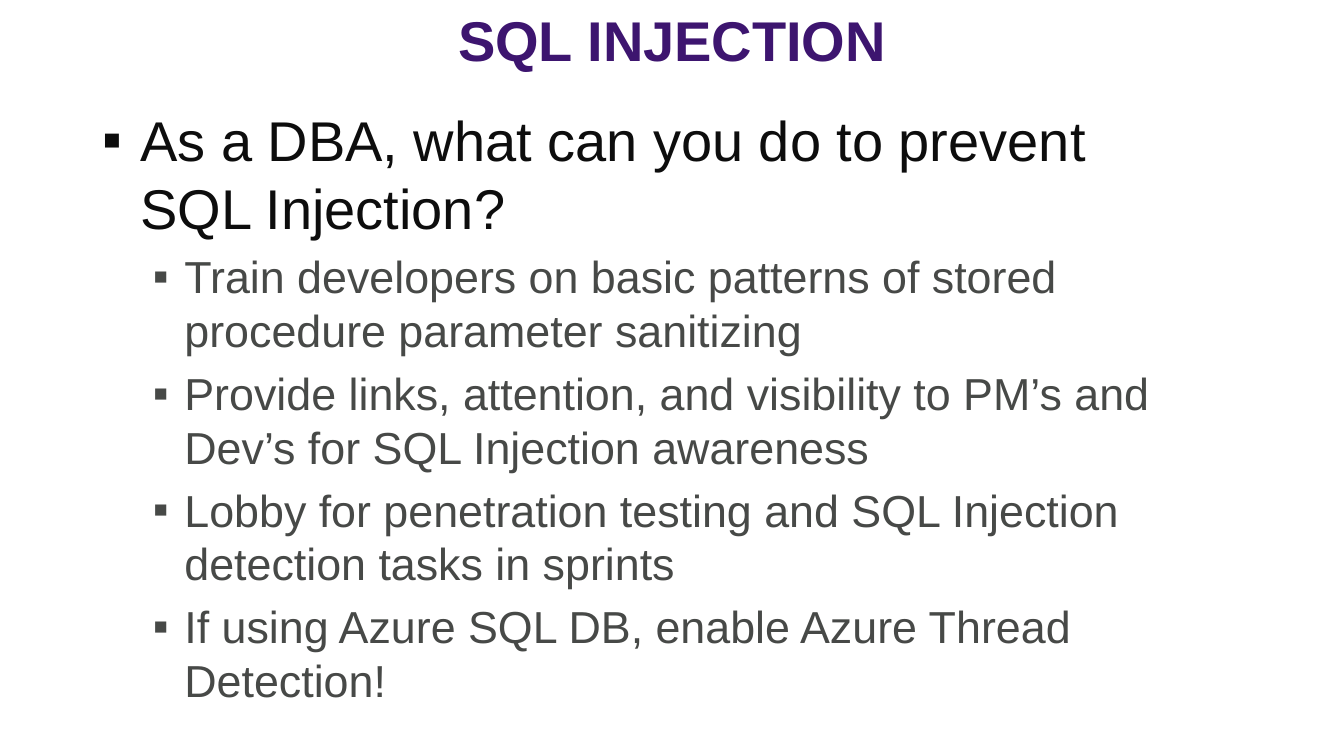
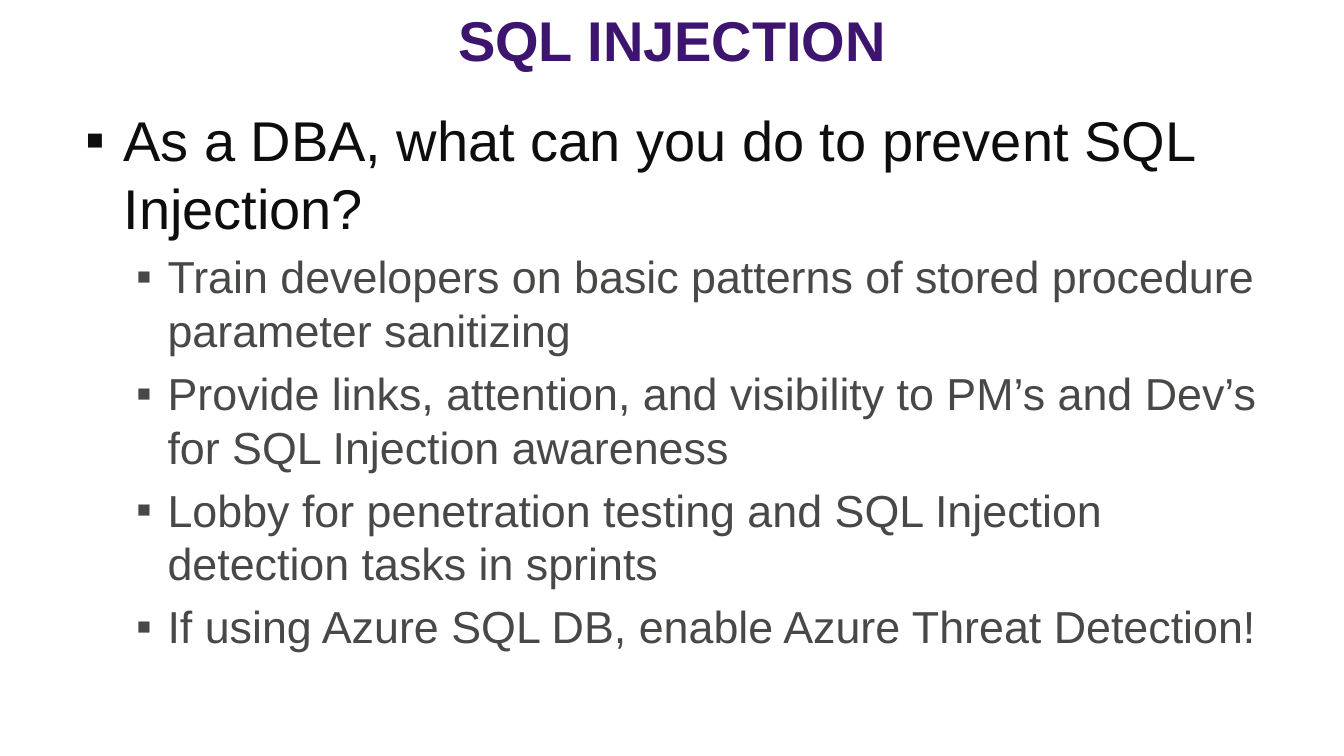
Before and after one commit to williamadba/Public-Presentations, a slide deck: slide 43 of SQLSat Dallas 2019/SQLSat Dallas 2019 SQL Security Principals and Permissions 101.pptx (slide 41 before the commit). Drawn at 1344x756 pixels with LibreOffice and Linux fonts; fonts in the diff are those of the drawing. Boxes give left, top, right and bottom in pixels: in the first picture for what was removed or moved away, otherwise in the second. Text is boxed around its words. In the diff, an @@ line names an element or a change of style, - is before the commit and + after.

```diff
--- a/SQLSat Dallas 2019/SQLSat Dallas 2019 SQL Security Principals and Permissions 101.pptx
+++ b/SQLSat Dallas 2019/SQLSat Dallas 2019 SQL Security Principals and Permissions 101.pptx
@@ text "As a DBA, what can ...": place and size @@
-text "As a DBA, what can ..." at [140,120,1149,698]
+text "As a DBA, what can ..." at [123,120,1256,652]
@@ text at [168,610,1256,652]: text changed @@
-  ▪ If using Azure SQL DB, enable Azure Thread Detection!
+  ▪ If using Azure SQL DB, enable Azure Threat Detection!
```
Also in this commit, not shown: 11 other slides changed, 3 slides added, 1 other file.
